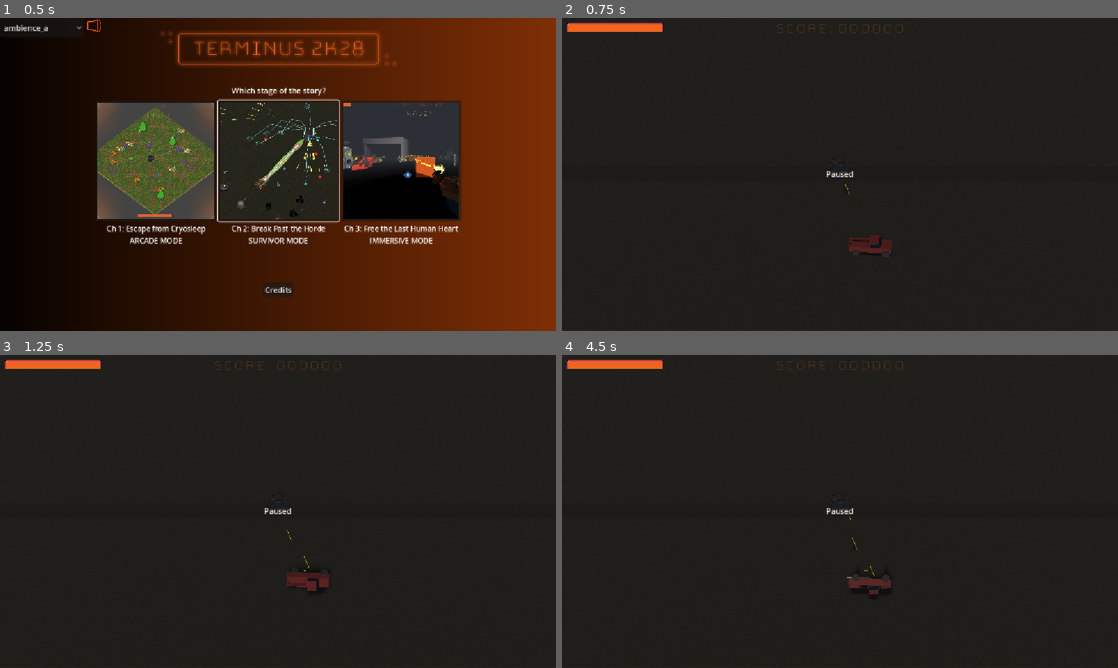
Above: before the commit, frames 1-4 (two rows, left to right).
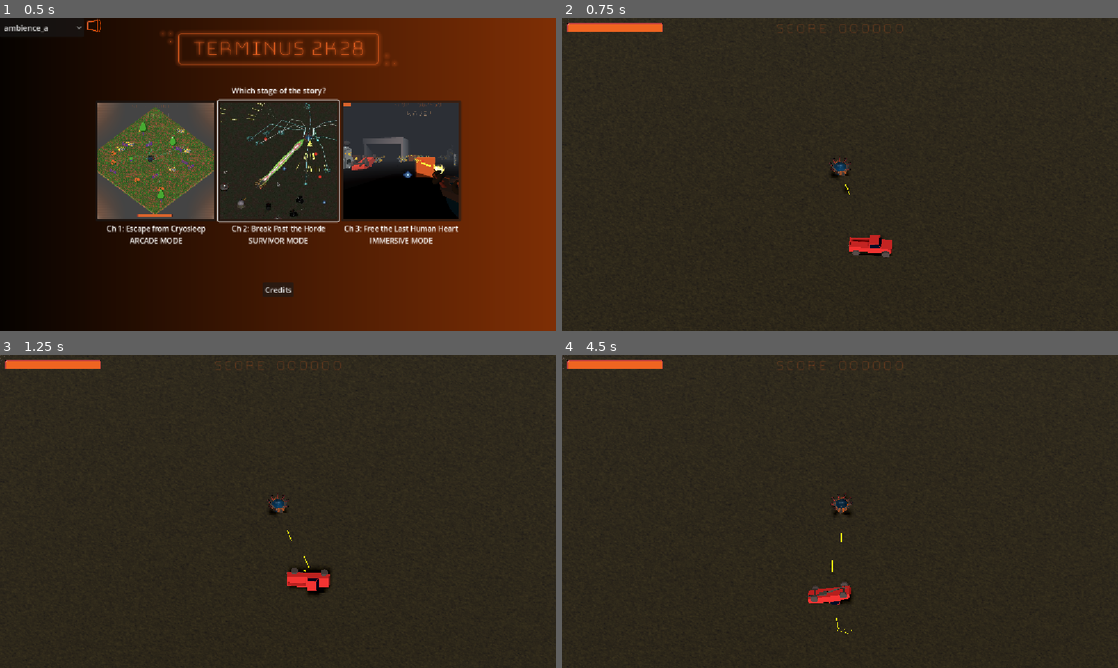
Above: after the commit, the same moments.

Repository: Gamkedo/terminus-2k28
Game: Godot game, scene res://level_menu.tscn
Two runs of this game, one before a commit and one after it. Both use one fixed random seed, a clock stepped at 60 frames per second and the inputs below.
Inputs (mouse positions are in pixels of both pictures, inside the frame that each line leads up to):
- Up to frame 1 (0.5 s): no input
- Up to frame 2 (0.75 s): click (840, 161) at 0.5 s
- Up to frame 3 (1.25 s): no input
- Up to frame 4 (4.5 s): click (840, 511) at 1.25 s, where only the run before the commit has a clickable "Paused"; move the mouse to (962, 495) at 2.02 s; press the mouse at (962, 495) at 2.03 s; hold D (walk_right) 2.03-2.75 s; release the mouse at (962, 495) at 2.75 s; drag from (728, 527) to (812, 574) at 2.77 s; move the mouse to (895, 442) at 3.52 s; hold D (walk_right) 3.53-4.25 s; hold 0 (weapon0) 3.53-4.25 s; drag from (812, 574) to (673, 464) at 4.27 s

Frame 1 is identical in both runs. In frame 2, 0.7% of the frame differs, in the area x 0-100%, y 44-77%; in frame 3, 0.7%; in frame 4, 1.5%, in the area x 0-100%, y 0-100%.

Commit message:
Add screen shake on hit and death, also fade bgm for game over screen so the sound cuts through

Diff:
--- a/Scenes - Levels/areaArcade.tscn
+++ b/Scenes - Levels/areaArcade.tscn
@@ -159,6 +159,9 @@
 
 [sub_resource type="WorldBoundaryShape3D" id="WorldBoundaryShape3D_seirn"]
 
+[sub_resource type="Environment" id="Environment_iynve"]
+adjustment_enabled = true
+
 [node name="ArcadeScene" type="Node3D" unique_id=881090372 node_paths=PackedStringArray("enemy_spawner")]
 script = ExtResource("1_8mmtw")
 enemy_spawner = NodePath("EnemySpawner")
@@ -182,6 +185,9 @@
 [node name="Sun" type="DirectionalLight3D" parent="Environment" unique_id=685437435]
 transform = Transform3D(0.73278594, -0.32673866, 0.59688085, 5.3732524e-08, 0.8771734, 0.48017368, -0.6804593, -0.35186443, 0.64278036, 23.942041, 17.40335, 0)
 shadow_enabled = true
+
+[node name="WorldEnvironment" type="WorldEnvironment" parent="Environment" unique_id=1235655185 groups=["world_environment"]]
+environment = SubResource("Environment_iynve")
 
 [node name="Camera3D" type="Camera3D" parent="." unique_id=1314461]
 transform = Transform3D(0.70710677, -0.5196631, 0.4795313, 0, 0.67815965, 0.7349146, -0.70710677, -0.5196631, 0.4795313, 45, 68.70383, 45)
--- a/Scenes - Levels/areaImmersive.tscn
+++ b/Scenes - Levels/areaImmersive.tscn
@@ -105,6 +105,9 @@
 enemies = Array[ExtResource("3_m34s3")]([SubResource("Resource_c4ync"), SubResource("Resource_nl4cv"), SubResource("Resource_5v2eu")])
 metadata/_custom_type_script = "uid://emf33hlypehq"
 
+[sub_resource type="Environment" id="Environment_m34s3"]
+adjustment_enabled = true
+
 [sub_resource type="Environment" id="Environment_788xb"]
 fog_enabled = true
 fog_mode = 1
@@ -133,6 +136,9 @@
 light_color = Color(1, 0.4745098, 0, 1)
 light_energy = 0.5
 
+[node name="WorldEnvironment" type="WorldEnvironment" parent="Environment" unique_id=841791228 groups=["world_environment"]]
+environment = SubResource("Environment_m34s3")
+
 [node name="Camera3D" type="Camera3D" parent="." unique_id=1314461]
 transform = Transform3D(0.9983916, -0.028389657, 0.049073208, 0, 0.865588, 0.50075686, -0.056693494, -0.49995145, 0.8641958, -1.8925362, 3.693531, 2.1149712)
 environment = SubResource("Environment_788xb")
@@ -257,3 +263,4 @@
 transform = Transform3D(0.77274066, 0, 0.20705524, 0, 0.8, 0, -0.20705524, 0, 0.77274066, 10, 0, -2)
 
 [node name="PauseMenu" parent="." unique_id=850452313 instance=ExtResource("16_m34s3")]
+visible = false
--- a/Scenes - Levels/areaSurvivor.tscn
+++ b/Scenes - Levels/areaSurvivor.tscn
@@ -35,6 +35,9 @@
 [sub_resource type="BoxShape3D" id="BoxShape3D_7tbbo"]
 size = Vector3(128, 1, 128)
 
+[sub_resource type="Environment" id="Environment_ocn12"]
+adjustment_enabled = true
+
 [node name="SurvivorScene" type="Node3D" unique_id=881090372]
 
 [node name="Environment" type="Node3D" parent="." unique_id=1062489120]
@@ -56,6 +59,9 @@
 [node name="Sun" type="DirectionalLight3D" parent="Environment" unique_id=685437435]
 transform = Transform3D(0.73278594, -0.32673866, 0.59688085, 5.3732524e-08, 0.8771734, 0.48017368, -0.6804593, -0.35186443, 0.64278036, 23.942041, 17.40335, 0)
 shadow_enabled = true
+
+[node name="WorldEnvironment" type="WorldEnvironment" parent="Environment" unique_id=1421657127 groups=["world_environment"]]
+environment = SubResource("Environment_ocn12")
 
 [node name="Camera3D" type="Camera3D" parent="." unique_id=1314461]
 transform = Transform3D(0.7071068, -0.5196631, 0.47953132, 0, 0.67815965, 0.73491466, -0.7071068, -0.5196631, 0.47953132, 45, 68.70383, 45)
@@ -101,3 +107,4 @@
 enemy_list = Array[PackedScene]([ExtResource("7_155sy"), ExtResource("11_vx5xs"), ExtResource("4_hcq85"), ExtResource("15_ocn12")])
 
 [node name="PauseMenu" parent="." unique_id=850452313 instance=ExtResource("16_ocn12")]
+visible = false
--- a/Scenes - UI/game_over.gd
+++ b/Scenes - UI/game_over.gd
@@ -16,8 +16,10 @@
 
 func _on_restart_pressed():
 	get_tree().paused = false
+	AudioStreamManager.restore_bgm_volume()
 	get_tree().reload_current_scene()
 
 func _on_back_to_menu_pressed():
 	get_tree().paused = false
+	AudioStreamManager.restore_bgm_volume()
 	SceneChanger.change_scene("res://level_menu.tscn")
--- a/Scripts/audio_stream_manager.gd
+++ b/Scripts/audio_stream_manager.gd
@@ -91,6 +91,31 @@
 	game_over_player.stream = sound
 	game_over_player.play()
 
+
+var faded_bgm_from: float = 1.0
+
+func fade_out_music(seconds = 1.0) -> Tween:
+	faded_bgm_from = get_music_volume()
+	var t := create_tween()
+	t.tween_method(set_music_volume, faded_bgm_from, 0.0, seconds)
+	return t
+
+func fade_in_music(seconds = 1.0) -> Tween:
+	var t := create_tween()
+	t.tween_method(set_music_volume, get_music_volume(), faded_bgm_from, seconds)
+	return t
+
+func restore_bgm_volume() -> void:
+	set_music_volume(faded_bgm_from)
+
+func set_music_volume(linear_value: float) -> void:
+	var idx = AudioServer.get_bus_index(BGM_BUS)
+	AudioServer.set_bus_volume_linear(idx, linear_value)
+
+func get_music_volume() -> float:
+	var idx = AudioServer.get_bus_index(BGM_BUS)
+	return AudioServer.get_bus_volume_linear(idx)
+
 @onready var muted: bool = false:
 	set(v):
 		muted = v
--- a/Scripts/gameplay/level_manager/wave_manager.gd
+++ b/Scripts/gameplay/level_manager/wave_manager.gd
@@ -17,9 +17,14 @@
 
 func _ready() -> void:
 	GameGlobal.enemy_killed.connect(_on_enemy_killed)
+	ScreenVFX.set_shake_volume(0.1)
 	enemy_spawner.enemy_spawned.connect(_on_enemy_spawned)
 	_set_up_timer()
 	_start_new_round()
+
+
+func _exit_tree() -> void:
+	ScreenVFX.set_shake_volume(1.0)
 
 
 func _set_up_timer() -> void:
--- a/Scripts/gameplay/player/player.gd
+++ b/Scripts/gameplay/player/player.gd
@@ -16,10 +16,11 @@
 var last_direction: Vector3 = Vector3.FORWARD
 var reload_time: float = 0.0
 var alternate_cannon_left: bool = true
-var return_to_menu_delay: float = 3.5
+var return_to_menu_delay: float = 1.5
 
 var health_max: float = 100.00
 var health_current: float = health_max
+var has_died: bool = false
 
 # exposed/tunable variables
 @export var rotation_speed: float = 2
@@ -110,13 +111,25 @@
 
 	health_reduced.emit(amount)
 
-	if health_current <= 0.0:
-		await get_tree().create_timer(return_to_menu_delay).timeout
-		GameGlobal.game_over.emit()
-		await get_tree().create_timer(return_to_menu_delay).timeout
-		SceneChanger.return_to_menu()
+	if health_current <= 0.0 and not has_died:
+		has_died = true
+		_on_death.call_deferred()
+	else:
+		# TODO: maybe someone can make a sound that's more purpose-built for this
+		AudioStreamManager.play_sfx("res://Sound Effects/UI/UI_rumble.wav", AudioStreamManager.PlaybackMode.RANDOM_PITCH)
+		ScreenVFX.shake(ScreenVFX.SHORT, ScreenVFX.TREMOR)
+		ScreenVFX.flash(ScreenVFX.SHORT, ScreenVFX.TREMOR, ScreenVFX.Flash.BLAND)
 
 	GameLogger.debug("Health: %.2f / %.2f" % [health_current, health_max])
+
+func _on_death() -> void:
+	ScreenVFX.slomo(ScreenVFX.MID, ScreenVFX.QUAKE)
+	ScreenVFX.shake(ScreenVFX.LONG, ScreenVFX.QUAKE)
+	ScreenVFX.flash(ScreenVFX.LONG, ScreenVFX.QUAKE, ScreenVFX.Flash.STARK)
+	AudioStreamManager.play_sfx("res://Sound Effects/Explosions/explosion_4.wav")
+	await AudioStreamManager.fade_out_music(return_to_menu_delay).finished
+	GameGlobal.game_over.emit()
+
 
 func gain_health(amount: float) -> void:
 	if health_current + amount > health_max:
--- /dev/null
+++ b/Scripts/screen_vfx.gd
@@ -0,0 +1,152 @@
+extends Node
+
+#################################################################
+# Global VFX (screenshake etc) and shared constants.
+# Common utility methods are also welcome here.
+#################################################################
+
+const SHAKE_SPEED = 1.6
+const STRENGTH_MULTIPLIER = 2.0
+
+# Intensity constants
+const FREAK_OUT = 1.5
+const QUAKE = 1.0
+const TREMOR = 0.5
+
+# Timing constants
+const SHORT = 0.3
+const MID = 0.7
+const LONG = 1.0
+const EXTENDED = 2.0
+
+# Types of screen flash. See "flash" method below for details.
+enum Flash { NONE, NEUTRAL, LIGHT, DARK, STARK, BLAND }
+
+
+@onready var noise := FastNoiseLite.new()
+var shake_strength: float = 0.0
+var shake_decay: float = 1.0
+var flash_tween: Tween
+
+# allows the user to turn down shaking
+var shake_volume_setting := 1.0
+var slow_shaders_enabled := true
+
+var baseline_bloom := 0.0
+var baseline_brightness := 1.0
+var baseline_contrast := 1.0
+var baseline_saturation := 1.0
+
+
+func get_shake_volume() -> float:
+	return shake_volume_setting
+
+
+func set_shake_volume(value: float) -> void:
+	shake_volume_setting = value
+
+
+## Screen shake with optional controller shake
+func shake(seconds = MID, intensity = QUAKE, controller_shake = true) -> void:
+	var new_strength = intensity * STRENGTH_MULTIPLIER * shake_volume_setting
+	if new_strength <= shake_strength or seconds <= 0.0:
+		return
+	shake_strength = new_strength
+	shake_decay = new_strength / seconds
+
+	var weak_vibes := 0.0
+	var strong_vibes := 0.0
+	if intensity > TREMOR:
+		strong_vibes = clampf((intensity - 0.5) * 2.0, 0.0, 1.0)
+	else:
+		weak_vibes = clampf(intensity * 2.0, 0.0, 1.0)
+	if controller_shake:
+		Input.start_joy_vibration(0, weak_vibes, strong_vibes, seconds)
+
+
+## Screen flash only
+## NEUTRAL is only bloom.
+## LIGHT/DARK adds brightness.
+## STARK and BLAND add saturation as well.
+## We'll probably need to tweak these as the real art and lighting evolves.
+func flash(seconds = MID, intensity = QUAKE, type = Flash.NEUTRAL) ->void:
+	var env := _get_world_env()
+	if env and type != Flash.NONE:
+		if flash_tween and flash_tween.is_running():
+			flash_tween.stop()
+		flash_tween = create_tween()
+		flash_tween.set_ease(Tween.EASE_IN)
+		#flash_tween.set_parallel(true)
+		env.environment.glow_bloom = intensity
+		match type:
+			Flash.LIGHT:
+				env.environment.adjustment_brightness = 1.0 + 2.0 * intensity
+			Flash.DARK:
+				env.environment.glow_bloom = 0.0 # bloom doesn't look nice with this one
+				env.environment.adjustment_brightness = 1.0 - intensity * 1.2
+			Flash.STARK:
+				env.environment.adjustment_contrast = 1.0 + intensity * 0.5
+				env.environment.adjustment_saturation = 1.0 + intensity * 5.0
+			Flash.BLAND:
+				env.environment.adjustment_saturation = 1.0 - intensity
+		flash_tween.tween_property(env.environment, "glow_bloom", baseline_bloom, seconds)
+		flash_tween.parallel().tween_property(env.environment, "adjustment_brightness", baseline_brightness, seconds)
+		flash_tween.parallel().tween_property(env.environment, "adjustment_contrast", baseline_contrast, seconds)
+		flash_tween.parallel().tween_property(env.environment, "adjustment_saturation", baseline_saturation, seconds)
+
+
+var slomo_tween: Tween
+func slomo(seconds = MID, intensity = QUAKE) -> Tween:
+	Engine.time_scale = lerpf(1.0, 0.1, intensity)
+	return tween_time_scale(1.0, seconds)
+
+
+func tween_time_scale(value: float, seconds = MID) -> Tween:
+	if slomo_tween and not slomo_tween.finished:
+		slomo_tween.stop()
+	slomo_tween = get_tree().create_tween()
+	slomo_tween.set_ease(Tween.EASE_IN_OUT)
+	slomo_tween.set_trans(Tween.TRANS_SINE)
+	slomo_tween.tween_property(Engine, "time_scale", value, seconds)
+	return slomo_tween
+
+
+## Fade the whole screen or a single node in or out
+# TODO: this doesn't actually fade the title screen in and out, which is weird
+# It's because it's a canvas layer, which isn't affected by the modulate on the container or the root node
+# and doesn't have a modulate property of its own.
+func fade(seconds = MID, node = null, to_color = Color.TRANSPARENT) -> Tween:
+	if not node:
+		node = get_tree().root
+	var tween = node.create_tween()
+	tween.set_ease(Tween.EASE_IN)
+	tween.tween_property(node, "modulate", to_color, seconds)
+	return tween
+
+
+## Fade a given node to transparency or fade the whole screen to black
+func fade_out(seconds = MID, node = null) -> Tween:
+	return fade(seconds, node, Color.TRANSPARENT if node else Color.BLACK)
+
+
+## Fade a given node (or the whole screen) from its current modulate value to white
+func fade_in(seconds = MID, node = null):
+	return fade(seconds, node, Color.WHITE)
+
+
+func _get_world_env() -> WorldEnvironment:
+	return get_tree().get_first_node_in_group("world_environment")
+
+
+func _process(delta: float) -> void:
+	var cam: Camera3D = get_viewport().get_camera_3d()
+	if not cam: return
+	if shake_strength > 0.0:
+		shake_strength = move_toward(shake_strength, 0.0, shake_decay * delta)
+		var noise_idx := Time.get_ticks_msec() * SHAKE_SPEED
+		var shake_offset := Vector2(
+			noise.get_noise_2d(1, noise_idx),
+			noise.get_noise_2d(100, noise_idx),
+		)
+		cam.h_offset = shake_offset.x * shake_strength
+		cam.v_offset = shake_offset.y * shake_strength
--- a/project.godot
+++ b/project.godot
@@ -25,6 +25,7 @@
 AudioStreamManager="*uid://b1dm4u4xvtylv"
 GameLogger="*uid://dtl503p3q72rn"
 SceneChanger="*uid://805eboscf02o"
+ScreenVFX="*uid://b8nd06xhy2wpf"
 
 [display]
 
@@ -42,6 +43,7 @@
 [global_group]
 
 enemy=""
+world_environment=""
 
 [input]
 
Not shown, added: Scripts/screen_vfx.gd.uid
Not shown, added: Sound Effects/UI/GameOver.wav.import
